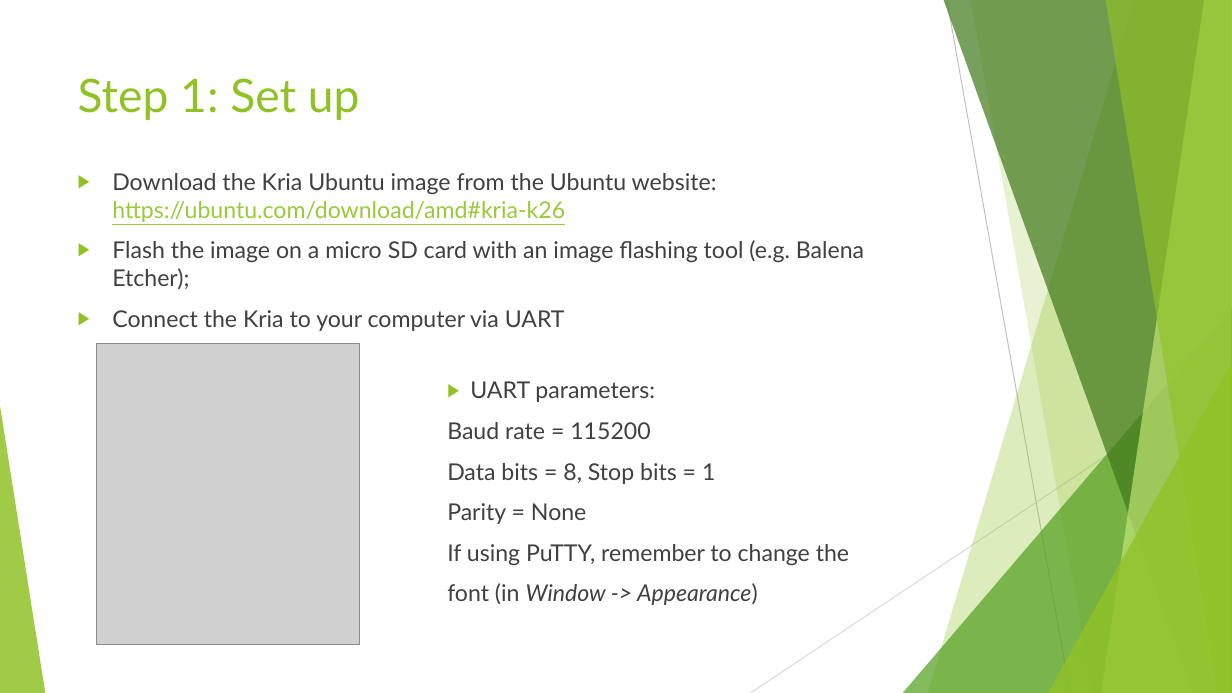
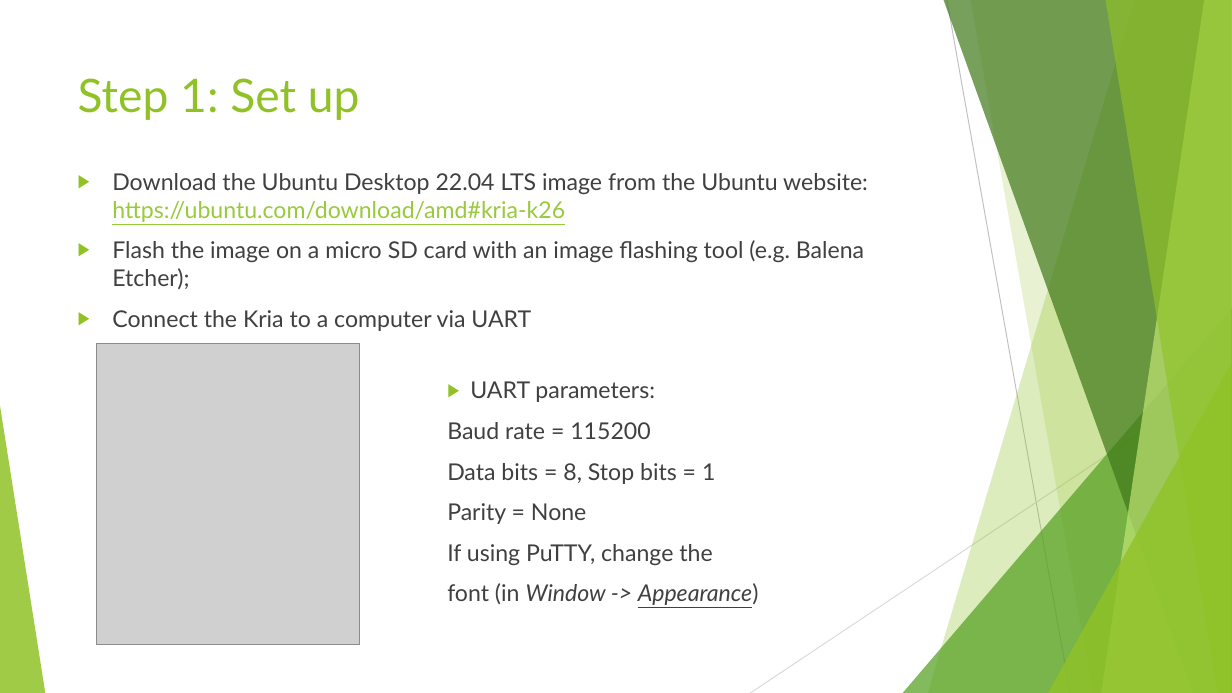
Before and after one commit to GiuseppeSatta/AXI-based-drivers, a slide deck: slide 3 of AXI DMA Driver Test Instructions.pptx (slide 2 before the commit). Drawn at 1232x693 pixels with LibreOffice and Linux fonts; fonts in the diff are those of the drawing; grey boxes stand for pictures. Boxes give left, top, right and bottom in pixels: in the first picture for what was removed or moved away, otherwise in the second. Text is boxed around its words. In the diff, an @@ line names an element or a change of style, - is before the commit and + after.

```diff
--- a/AXI DMA Driver Test Instructions.pptx
+++ b/AXI DMA Driver Test Instructions.pptx
@@ text at bbox=[112, 173, 868, 222]: text changed @@
-▶ Download the Kria Ubuntu image from the Ubuntu website: https://ubuntu.com/download/amd#kria-k26
+▶ Download the Ubuntu Desktop 22.04 LTS image from the Ubuntu website: https://ubuntu.com/download/amd#kria-k26
@@ text at bbox=[112, 310, 531, 331]: text changed @@
-▶ Connect the Kria to your computer via UART
+▶ Connect the Kria to a computer via UART
@@ text at bbox=[447, 544, 712, 565]: text changed @@
-                If using PuTTY, remember to change the
+                If using PuTTY, change the
@@ text at bbox=[447, 583, 759, 605]: underline on in "Appearance)" @@
```
Also in this commit, not shown: 4 other slides changed, 6 slides added, 1 slide removed.
